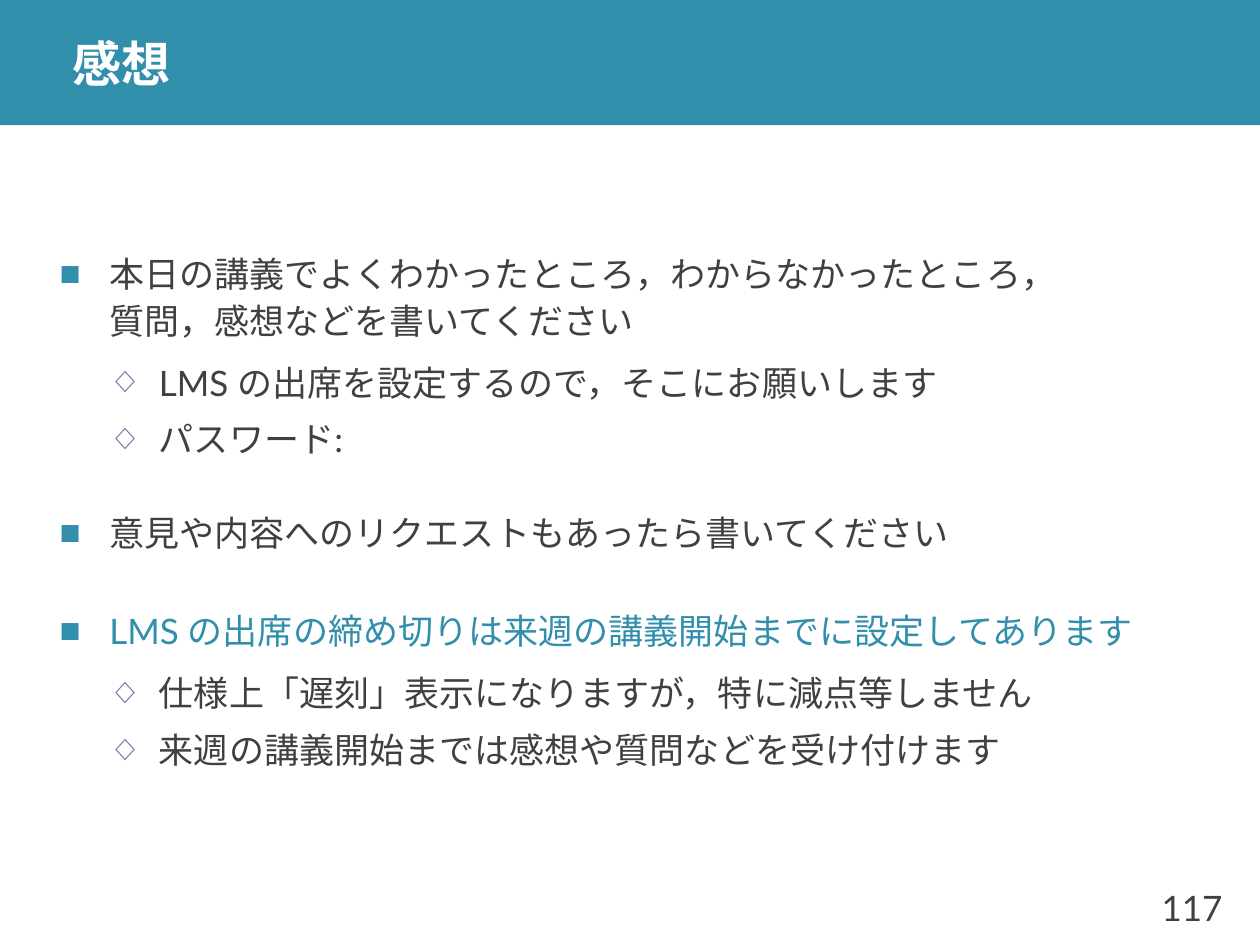
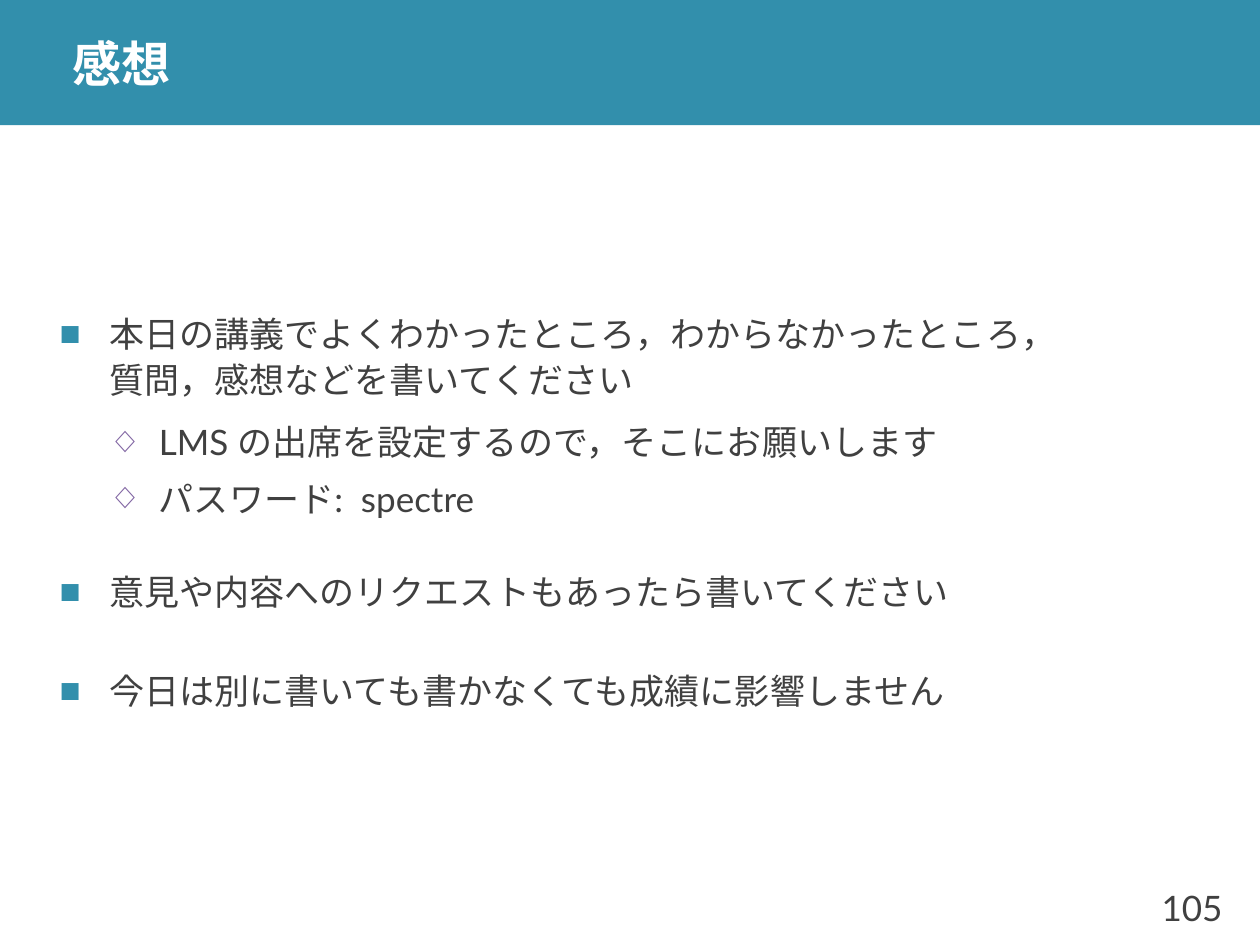
Before and after one commit to shioyadan/advanced-computer-organization, a slide deck: slide 105 of aco-shioya-13.pptx (slide 117 before the commit). Drawn at 1260x945 pixels with LibreOffice and Linux fonts; fonts in the diff are those of the drawing. Boxes give left, top, right and bottom in pixels: in the first picture for what was removed or moved away, otherwise in the second. Text is boxed around its words. In the diff, an @@ line names an element or a change of style, - is before the commit and + after.

```diff
--- a/aco-shioya-13.pptx
+++ b/aco-shioya-13.pptx
@@ text at <box>159,483,474,518</box>: text changed @@
-  ◇ パスワード:
+  ◇ パスワード: spectre
@@ text at <box>109,674,944,707</box>: text changed @@
-■ LMS の出席の締め切りは来週の講義開始までに設定してあります
-  ◇ 仕様上「遅刻」表示になりますが，特に減点等しません
-  ◇ 来週の講義開始までは感想や質問などを受け付けます
+■ 今日は別に書いても書かなくても成績に影響しません
@@ page number at <box>1162,895,1223,922</box>: text changed @@
-117
+105
```
Also in this commit, not shown: 7 other slides changed, 8 slides added, 14 slides removed, 1 other file.
